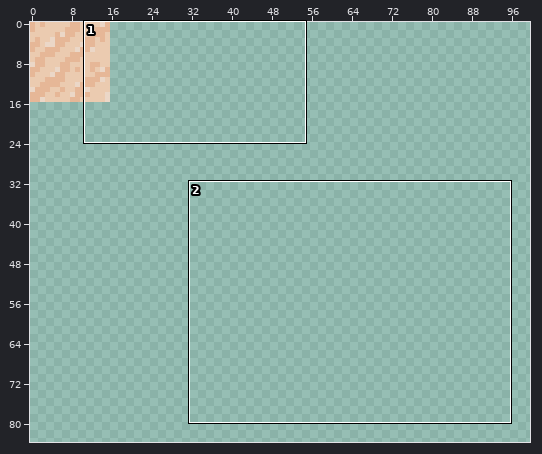
A sprite sheet gets an edit: Assets/Environment/Sand.png. The first picture is a wide view before the edit; the outline marks the close-up.
Close-up. The starting point:
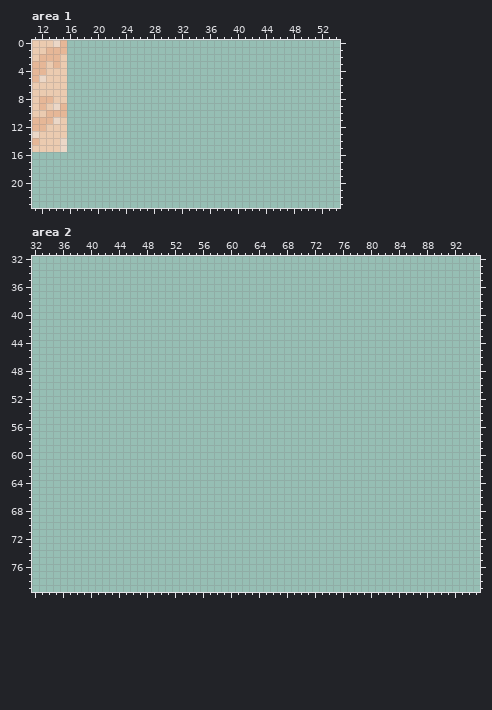
The file is 160x160 pixels. Colours within 5 levels of each other are drawn and written as one. Shown: area 1: x 11..54, y 0..23; area 2: x 32..95, y 32..79. The old version is drawn lined up with the new one. The wide view leaves out empty margins.
The result:
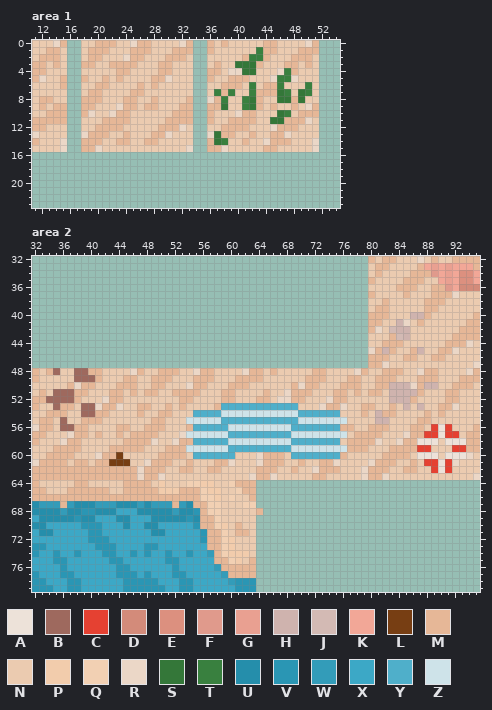
Palette (. is transparent): A #ede2d9  B #9e695e  C #e54132  D #d38b7a  E #dc907f  F #e09a8c  G #e9a091  H #cfb3ae  J #d3bab4  K #f2a797  L #773e13  M #e6b797  N #ebcbb0  P #f2ccac  Q #f2d0b3  R #ebd7c7  S #347739  T #39803f  U #258eab  V #2a96b4  W #339cb9  X #3ca8c6  Y #4fafca  Z #cee3e9
Difference:
whole drawing moved by -64,-32 (the old picture is shown already moved)
--- area 1
@@ x 11..54 @@
- 0 NNNRM.......................................
- 1 NNMMM.......................................
- 2 NMMMN.......................................
- 3 MMNMN.......................................
- 4 MMNNN.......................................
- 5 MRNNN.......................................
- 6 NNNNN.......................................
- 7 NNNNN.......................................
- 8 NMMNN.......................................
- 9 NMNRM.......................................
-10 NNMMM.......................................
-11 MMMRN.......................................
-12 MMNNN.......................................
-13 RNNNN.......................................
-14 MNNNR.......................................
-15 NNNNR.......................................
+ 0 NNNRM..NNMMMNNRMMNNNNRM..MNMNNNNNMMNNNNRM...
+ 1 NNMMN..NMMMNNNMMMNNNMMM..MNNNNNNTMMNNNMMM...
+ 2 NMMMN..NMMNNNRMMNNNMMMN..NNNNNMTTMNNNMMMN...
+ 3 MMNMN..MMNNMMMMNNNMMNNN..NMNNSSSMNNNMMNMN...
+ 4 MMNNN..NNNNNMMNNNNMMNNN..MMNRRSSNNNRTMNNN...
+ 5 MRNNM..MNNMNMNNNNMMRNNN..MNNMMMNNNRTTRNNN...
+ 6 NNNNM..NNMMNNNNMNMNNNNN..NNMMMNTNMMTNNNTN...
+ 7 NNNNN..NMMNNNNMMNNNNNNN..NTMTNNTMMMSTNSTN...
+ 8 NMMNN..MMMNNNMMNNMNNNNM..RMTNNTSMNNSSMSNN...
+ 9 NMNMM..MMNNNRMMNMMNNNMM..MMSNNTSMNMNNMNRM...
+10 NNMMM..MRNNRMMNNNNNNMMM..MNNNRMMNNNSTNMMM...
+11 MMMMM..NNNMMMMNNNNNMMMM..MNNMMMMNNSSMMMRN...
+12 MMNNN..NNMMMMNNNNNMMMRN..NNMMMMNNNRMMMNNN...
+13 RNNNN..RMMMNNMNNNMMRNNN..RSMMNNMNNMMRNNNN...
+14 MNNNR..MMMNNMMNNMMNNNNN..MSTNNMNNRMMMNNNR...
+15 NNNNR..MMRNNNNNNNNNNNNR..MMRNNNNNMMNNNNNR...
 16 ............................................
--- area 2
@@ x 32..95 @@
-32 ................................................................
-33 ................................................................
-34 ................................................................
-35 ................................................................
-36 ................................................................
-37 ................................................................
-38 ................................................................
-39 ................................................................
-40 ................................................................
-41 ................................................................
-42 ................................................................
-43 ................................................................
-44 ................................................................
-45 ................................................................
-46 ................................................................
-47 ................................................................
-48 ................................................................
-49 ................................................................
-50 ................................................................
-51 ................................................................
-52 ................................................................
-53 ................................................................
-54 ................................................................
-55 ................................................................
-56 ................................................................
-57 ................................................................
-58 ................................................................
-59 ................................................................
-60 ................................................................
-61 ................................................................
-62 ................................................................
-63 ................................................................
-64 ................................................................
-65 ................................................................
-66 ................................................................
-67 ................................................................
-68 ................................................................
-69 ................................................................
-70 ................................................................
-71 ................................................................
-72 ................................................................
-73 ................................................................
-74 ................................................................
-75 ................................................................
-76 ................................................................
-77 ................................................................
-78 ................................................................
-79 ................................................................
+32 ................................................MNMMNNNRNMNNMMMM
+33 ................................................NMMNNNNMKGKGKKKM
+34 ................................................NMNNNNMMMFKGKEEK
+35 ................................................MNNNNMMMNNKGKEEK
+36 ................................................NNNNMMMNNMMFKDDD
+37 ................................................MNNNNMNNNMMMRNNN
+38 ................................................NNMNNNNNMMMNNNNN
+39 ................................................NMMNNNNNMMNNNNNN
+40 ................................................MMMNNNHHMNNNNNNM
+41 ................................................MMNNHRNMNNNNNNMM
+42 ................................................MRNJHHNNNNNNNMMM
+43 ................................................NNNMJHNNNNNNMMMM
+44 ................................................NNMMMNNNNNNMMMRN
+45 ................................................RMHMNNMHNNMMRNNN
+46 ................................................MMMNNMMNNMMNNNNN
+47 ................................................MMRNNNNNNNNNNNNR
+48 MNMBNNBBMMNNNNRMNNMMMNNRMMNNNNRMMNMNNNNNMMNNNNRMNNMMMNNRMMNNNNRM
+49 MNNNNNBBBMNNNMMNNMMMNNNMMMNNNMMMMNNNNNNMMMNNNMMNNMMMNNNMMMNNNMMM
+50 NNNNNMRMMNNNMMMNNMMNNNRMMNNNMMMNNNNNNMRMMNNNMMMNNMMHHHRMHHNNMMMN
+51 NMNBBBMMNNNMMNMNMMNNMMMMNNNMMNNNNMNNRMMMNNNMMNMNMMNHHHHMNNNMMNNN
+52 MMBBBBMNNNRMMNNNNNNNNMMNNNNMMNNNMMNRRMMNNNRMMNNNNNNHHHMNNNNMMNNN
+53 MNNBMMNBBRMMRNNMMNNMNMNNNNMYYYYYYYYYYYNNNRMMRNNMMNNMNHNHNNMMRNNN
+54 NNMMMNNBBMMNNNNMNNMMNNNYYYYZZZZZZZZZZZYYYYYYNNNMNHMMNNNNMNMNNNNN
+55 NMMNBNNMMMNNNNNNNMMNNNZZZZZYYYYYYYYYYYZZZZZZZNNNNHHNNNNMMNNNNNNN
+56 RMMNBBMMNNNNMMNNMMMNNNMYYYYYZZZZZZZZZYYYYYYYMMNNMMMNNNMMNCACNNNM
+57 MMNNNRMMNMNNMNMMMMNNNRZZZZZZYYYYYYYYYZZZZZZZZNMMMMNNNRMMCCACCNMM
+58 MNNNRMMNNNNNNMMMMRNNRMMYYYYYZZZZZZZZZYYYYYYYNMMMMRNNRMMAAANAAAMM
+59 NNNMMMMNNNNMMMMMNNNMMMZZZZZZYYYYYYYYYZZZZZZZZMMMNNNMMMMCCNNNCCMM
+60 NNMMMMNNNRMMLNNNNNMMMMNYYYYYYNNNRMMMNYYYYYYYMNNNNNMMMMNAAANAAARN
+61 RMMMMNMMNMMLLLNNRMMMNNMNNNMMRNNNRMMMNNMNNMMRNNNNRMMMNNMNCCACRNNN
+62 MMMMMMMMMMMMMMMRMMMNNMMNNMMNNNNNMMMNNMNNRMMMNNNRMMMNNMMNNCACNNNN
+63 MMMMMMMMMMMMMMMRMMRNNNNNNNNNNNNRMMRNNNNNMMNNNNNRMMRNNNNNNNNNNNNR
+64 MNNNNNMMNNNNNMMMMNPNNNQQPPNNQMMM................................
+65 MMNNNMMMMMMNNMMMMMPPPMMMQPPNNQMM................................
+66 MMMMMMMMMMMMMMMMMMMMMMMMQQPNQNNM................................
+67 UWWWMWUUUWWWUUUWUWWWMWUMMQQNNNQQ................................
+68 UUUUWUUVVUUUXXXUUUUUWUUVMQQNNNNNM...............................
+69 XUUUUUVUUXXXUUXXXUUUUUVUMMQNNNNN................................
+70 UUXXXXXVVVXXXUXXUUXXXXXVMMQPNMNN................................
+71 XUUXXXXXVVXXXXXXXUUXXXXXVMMQNMMN................................
+72 XXXXXXXXVVVXXXXXXXXXXXXXVMMQPNNN................................
+73 VVXXXXXXXVVVXXXXVVXXXXXXXMMQPNNN................................
+74 VXXVXXVXXXVVXXVXVXXVXXVXXWMQPPPN................................
+75 XXXVVXXXXXXVVXXXXXXVVXXXXXMMQPNM................................
+76 XXXXVXXXXXXXVVXXXXXXVXXXXXWMMMMM................................
+77 VXXXVVXXXXXXVVVXVXXXVVXXXXXWMMMM................................
+78 VVXXXVVXXXXXXVVVVVXXXVVXXXXXWVVV................................
+79 VVVXXVVXXXXXXVVVVVVXXVVXXXXXXVVV................................
Boxes around the changes in both close-ups, in picture pixels (x1, y1, x2, y2):
changed: (53, 40, 319, 152)
added: (32, 256, 480, 592)
